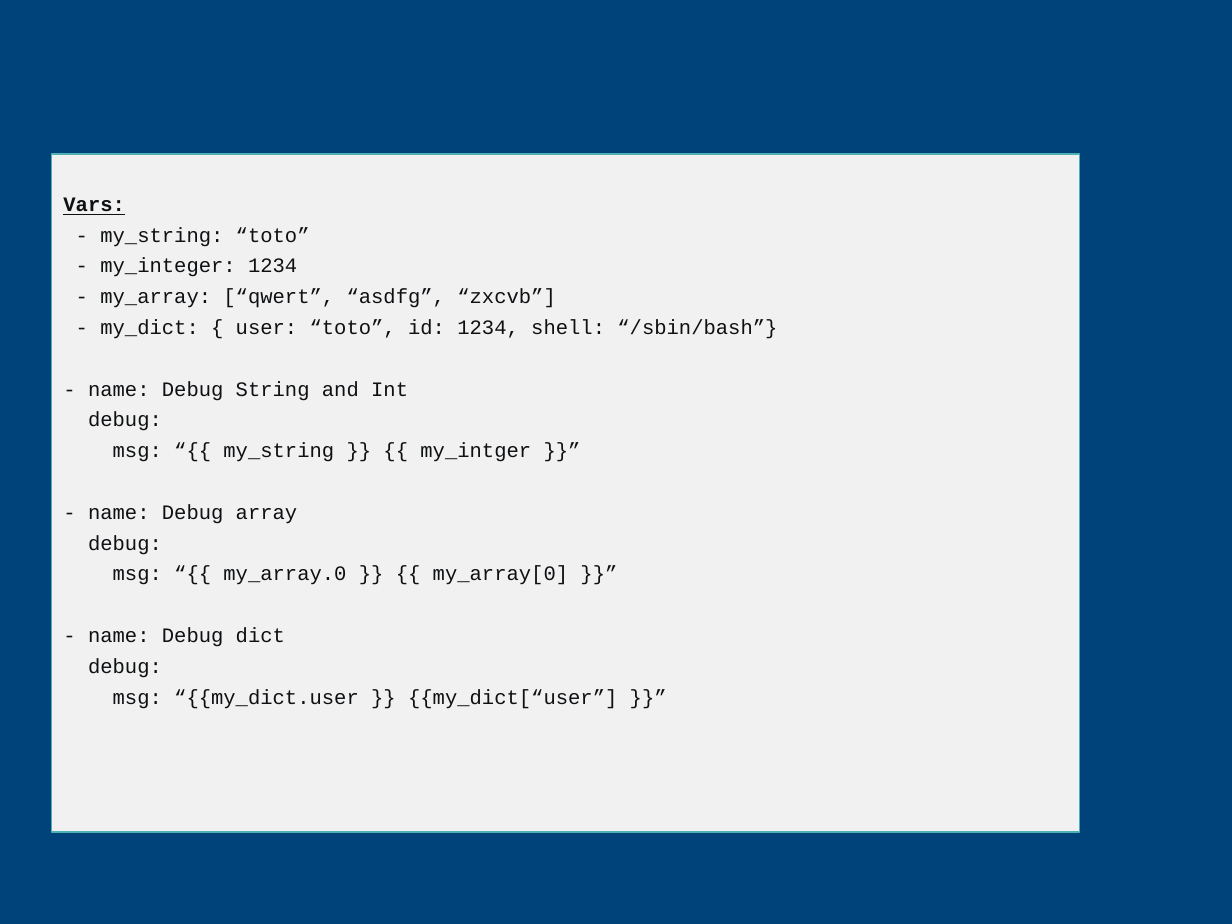
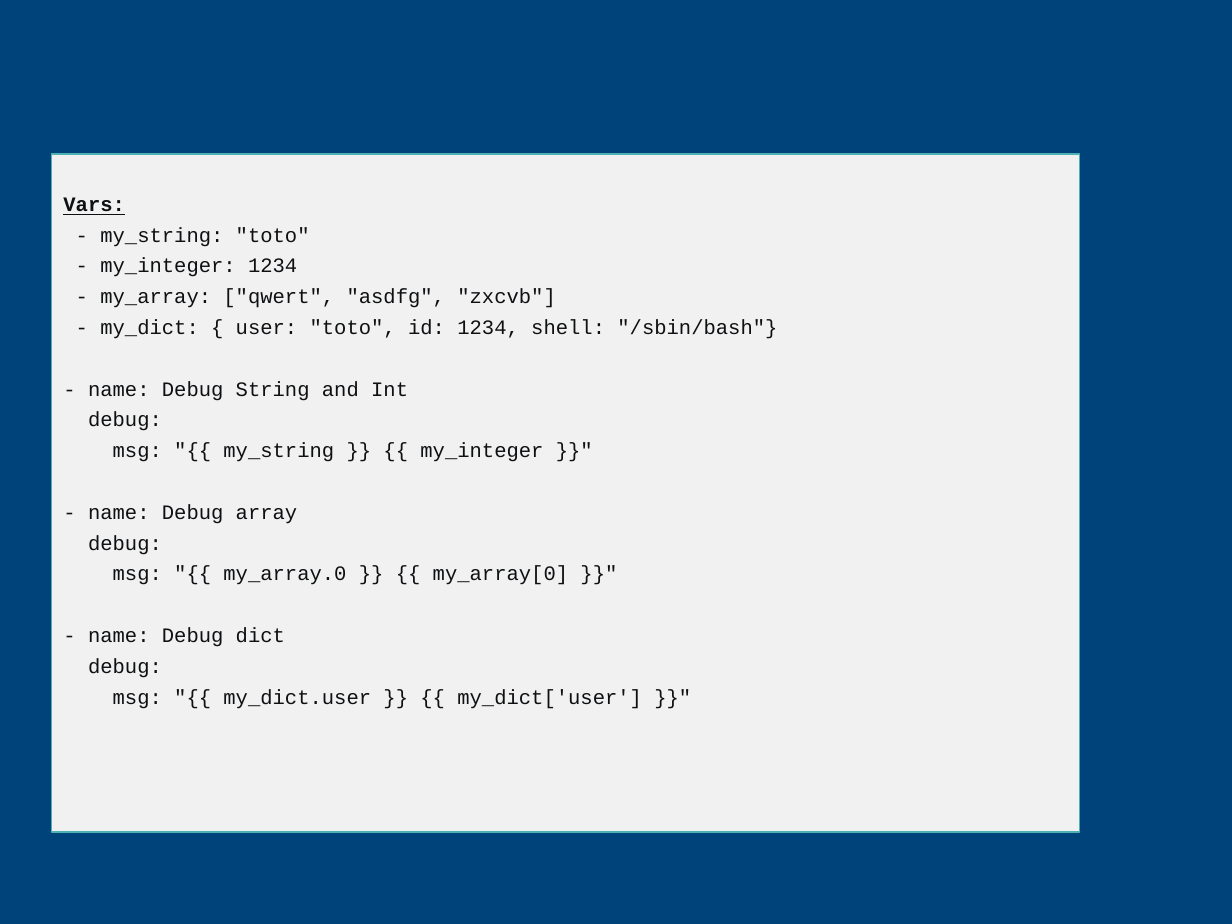
Before and after one commit to CCoupel/ansible-training, a slide deck: slide 59 of Ansible Training.pptx. Drawn at 1232x924 pixels with LibreOffice and Linux fonts; fonts in the diff are those of the drawing; background and template pictures are left out. Boxes give left, top, right and bottom in pixels: in the first picture for what was removed or moved away, otherwise in the second. Text is boxed around its words. In the diff, an @@ line names an element or a change of style, - is before the commit and + after.

```diff
--- a/Ansible Training.pptx
+++ b/Ansible Training.pptx
@@ text in freeform shape at bbox=[100, 289, 777, 339]: text changed @@
-- my_array: [“qwert”, “asdfg”, “zxcvb”]
-- my_dict: { user: “toto”, id: 1234, shell: “/sbin/bash”}
+- my_array: ["qwert", "asdfg", "zxcvb"]
+- my_dict: { user: "toto", id: 1234, shell: "/sbin/bash"}
@@ text in freeform shape at bbox=[113, 443, 543, 462]: text changed @@
-msg: “{{ my_string }} {{ my_intger }}”
+msg: "{{ my_string }} {{ my_integer }}"
@@ text in freeform shape at bbox=[113, 566, 568, 585]: text changed @@
-msg: “{{ my_array.0 }} {{ my_array[0] }}”
+msg: "{{ my_array.0 }} {{ my_array[0] }}"
@@ text in freeform shape at bbox=[113, 689, 642, 709]: text changed @@
-msg: “{{my_dict.user }} {{my_dict[“user”] }}”
+msg: "{{ my_dict.user }} {{ my_dict['user'] }}"
```
Also in this commit, not shown: 48 other slides changed.
